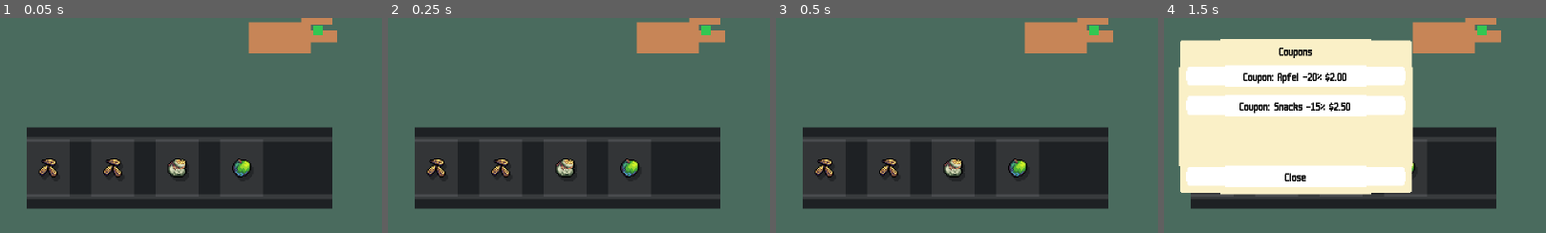
Above: before the commit, frames 1-4 (left to right).
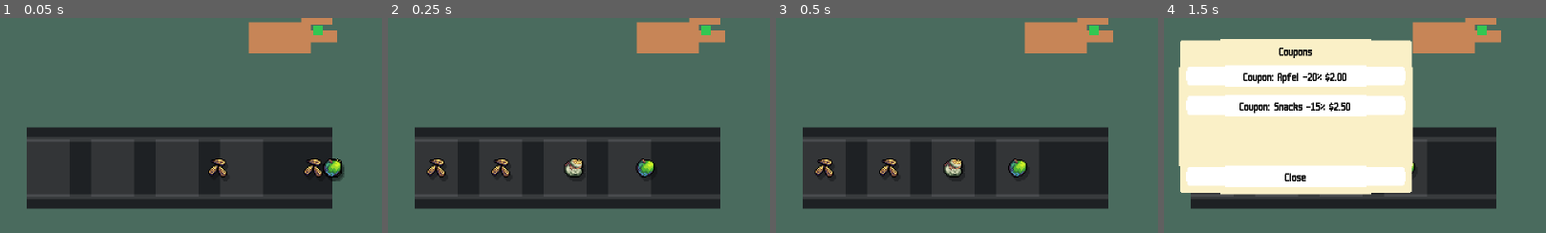
Above: after the commit, the same moments.

Repository: mp1707/checkout-scammer
Game: Godot game, scene res://scenes/application/boot.tscn
Same seed, same stepped clock (60 frames per second), same inputs: the game is played once before the commit and once after it.
Inputs:
- Up to frame 1 (0.05 s): no input
- Up to frame 2 (0.25 s): no input
- Up to frame 3 (0.5 s): no input
- Up to frame 4 (1.5 s): click "Coupon" at 0.5 s; click "Lvl 2 $6.00" at 1.25 s
The pictures show only the part of the screen within x 33-83%, y 17-67%; the shares and areas given below are measured in that part.

The runs differ from the first frame. In frame 1, 2.2% of the frame differs, in the area x 10-91%, y 65-76%; in frame 2, 1.1%; in frame 3, nothing differs; in frame 4, nothing differs.

Commit message:
Complete phase 4 implementation: integrate run, HUD, and upgrade features

Diff:
--- a/scripts/application/run_controller.gd
+++ b/scripts/application/run_controller.gd
@@ -12,6 +12,7 @@
 const LOSE_MESSAGE: String = "Rent is due, but the drawer is short. Shift over."
 const WIN_MESSAGE: String = "Day 8 rent is paid. You win!"
 const CUSTOMER_DONE_DELAY_SECONDS: float = 0.6
+const COUPON_BUTTON_TOOLTIP: String = "Coupons wirken ab dem naechsten Kunden. Beim letzten Kunden starten sie morgen."
 
 enum DialogKind {
 	NONE,
@@ -135,6 +136,7 @@
 		cash_cents
 	)
 	hud_root.set_coupon_button_enabled(not _is_run_finished and not _get_available_coupon_options().is_empty())
+	hud_root.set_coupon_button_tooltip(COUPON_BUTTON_TOOLTIP)
 	_update_assortment_button()
 
 
@@ -145,6 +147,7 @@
 	var next_upgrade: UpgradeResource = _upgrade_system.get_next_assortment_upgrade(run_state, registry.upgrades)
 	if next_upgrade == null:
 		hud_root.set_assortment_upgrade_button("Max Stock", false)
+		hud_root.set_assortment_upgrade_tooltip("Alle Sortiment-Level sind freigeschaltet.")
 		return
 
 	var label_text: String = "Lvl %d %s" % [
@@ -155,6 +158,7 @@
 		label_text,
 		not _is_run_finished and _upgrade_system.can_purchase_assortment_upgrade(run_state, next_upgrade)
 	)
+	hud_root.set_assortment_upgrade_tooltip(_build_assortment_upgrade_tooltip(next_upgrade))
 
 
 func _update_mood_ring() -> void:
@@ -458,6 +462,37 @@
 	return affordable_coupon_ids
 
 
+func _build_assortment_upgrade_tooltip(upgrade: UpgradeResource) -> String:
+	if upgrade == null:
+		return ""
+
+	var lines: PackedStringArray = PackedStringArray()
+	if not upgrade.tooltip.strip_edges().is_empty():
+		lines.append(upgrade.tooltip.strip_edges())
+	lines.append("Wirkt ab dem naechsten Kunden.")
+
+	if not upgrade.unlocked_products.is_empty():
+		lines.append("Neue Produkte:")
+		for product: ProductVariantResource in upgrade.unlocked_products:
+			if product == null:
+				continue
+			lines.append("%s %s" % [
+				product.display_name,
+				_economy_system.format_cents(product.price_cents),
+			])
+
+	return _join_tooltip_lines(lines)
+
+
+func _join_tooltip_lines(lines: PackedStringArray) -> String:
+	var tooltip_text: String = ""
+	for line_index: int in range(lines.size()):
+		if line_index > 0:
+			tooltip_text += "\n"
+		tooltip_text += lines[line_index]
+	return tooltip_text
+
+
 func _should_ignore_player_input() -> bool:
 	return (
 		_should_ignore_menu_input()
--- a/scripts/gameplay/components/conveyor_belt_view.gd
+++ b/scripts/gameplay/components/conveyor_belt_view.gd
@@ -11,8 +11,13 @@
 @export var exit_marker: Marker2D
 @export var product_actor_scene: PackedScene
 @export var coupon_actor_scene: PackedScene
+@export var spawn_tween_duration: float = 0.22
+@export var spawn_stagger_seconds: float = 0.04
 
 var _actors_by_slot: Dictionary[int, Node2D] = {}
+var _actors_by_object_key: Dictionary[String, Node2D] = {}
+var _object_keys_by_slot: Dictionary[int, String] = {}
+var _spawn_tweens_by_object_key: Dictionary[String, Tween] = {}
 
 
 func _ready() -> void:
@@ -21,7 +26,12 @@
 
 func display_slots(slots: Array[BeltSlot]) -> void:
 	_resolve_child_references()
-	clear_actors()
+	var stale_object_keys: Dictionary[String, bool] = {}
+	for object_key: String in _actors_by_object_key.keys():
+		stale_object_keys[object_key] = true
+
+	_actors_by_slot.clear()
+	_object_keys_by_slot.clear()
 
 	for slot: BeltSlot in slots:
 		if slot == null or not slot.has_object():
@@ -32,18 +42,29 @@
 			push_warning("Missing conveyor slot marker for slot %d." % slot.slot_index)
 			continue
 
-		var actor: Node2D = _instantiate_actor_for_slot(slot)
-		if actor == null:
-			continue
-
-		actor.position = actor_container.to_local(slot_marker.global_position) if actor_container != null else slot_marker.position
-		if actor_container != null:
-			actor_container.add_child(actor)
+		var object_key: String = _get_slot_object_key(slot)
+		if object_key.is_empty():
+			continue
+
+		var actor: Node2D = _actors_by_object_key.get(object_key) as Node2D
+		var is_new_actor: bool = actor == null or not is_instance_valid(actor)
+		if is_new_actor:
+			actor = _instantiate_actor_for_slot(slot)
+			if actor == null:
+				continue
+			_add_actor_to_container(actor)
+			_actors_by_object_key[object_key] = actor
+			_emit_actor_spawned(actor, slot.slot_index)
 		else:
-			add_child(actor)
-
+			actor.set("slot_index", slot.slot_index)
+
+		stale_object_keys.erase(object_key)
 		_actors_by_slot[slot.slot_index] = actor
-		_emit_actor_spawned(actor, slot.slot_index)
+		_object_keys_by_slot[slot.slot_index] = object_key
+		_move_actor_to_slot(actor, object_key, slot_marker, is_new_actor, slot.slot_index)
+
+	for object_key: String in stale_object_keys.keys():
+		_remove_actor_for_object_key(object_key)
 
 
 func clear_actors() -> void:
@@ -51,6 +72,12 @@
 		if actor != null and is_instance_valid(actor):
 			actor.queue_free()
 	_actors_by_slot.clear()
+	_actors_by_object_key.clear()
+	_object_keys_by_slot.clear()
+	for tween: Tween in _spawn_tweens_by_object_key.values():
+		if tween != null and tween.is_valid():
+			tween.kill()
+	_spawn_tweens_by_object_key.clear()
 
 
 func release_actor(actor: Node2D) -> void:
@@ -62,6 +89,11 @@
 		return
 	if _actors_by_slot.get(slot_index) == actor:
 		_actors_by_slot.erase(slot_index)
+		var object_key: String = _object_keys_by_slot.get(slot_index, "")
+		_object_keys_by_slot.erase(slot_index)
+		if not object_key.is_empty() and _actors_by_object_key.get(object_key) == actor:
+			_actors_by_object_key.erase(object_key)
+			_kill_spawn_tween(object_key)
 
 
 func get_actor_for_slot(slot_index: int) -> Node2D:
@@ -122,6 +154,70 @@
 	if actor.has_method("set_coupon_instance"):
 		actor.call("set_coupon_instance", slot.coupon_instance)
 	return actor
+
+
+func _add_actor_to_container(actor: Node2D) -> void:
+	if actor_container != null:
+		actor_container.add_child(actor)
+	else:
+		add_child(actor)
+
+
+func _move_actor_to_slot(
+	actor: Node2D,
+	object_key: String,
+	slot_marker: Marker2D,
+	from_spawn: bool,
+	slot_index: int
+) -> void:
+	var target_position: Vector2 = _get_marker_position_in_actor_container(slot_marker)
+	_kill_spawn_tween(object_key)
+
+	if not from_spawn or spawn_marker == null or spawn_tween_duration <= 0.0:
+		actor.position = target_position
+		return
+
+	actor.position = _get_marker_position_in_actor_container(spawn_marker)
+	var tween: Tween = actor.create_tween()
+	_spawn_tweens_by_object_key[object_key] = tween
+	tween.tween_property(actor, "position", target_position, spawn_tween_duration) \
+		.set_delay(spawn_stagger_seconds * float(slot_index)) \
+		.set_trans(Tween.TRANS_QUAD) \
+		.set_ease(Tween.EASE_OUT)
+
+
+func _get_marker_position_in_actor_container(marker: Marker2D) -> Vector2:
+	if actor_container != null:
+		return actor_container.to_local(marker.global_position)
+	return marker.position
+
+
+func _remove_actor_for_object_key(object_key: String) -> void:
+	var actor: Node2D = _actors_by_object_key.get(object_key) as Node2D
+	_kill_spawn_tween(object_key)
+	if actor != null and is_instance_valid(actor):
+		actor.queue_free()
+	_actors_by_object_key.erase(object_key)
+
+
+func _kill_spawn_tween(object_key: String) -> void:
+	var tween: Tween = _spawn_tweens_by_object_key.get(object_key) as Tween
+	if tween != null and tween.is_valid():
+		tween.kill()
+	_spawn_tweens_by_object_key.erase(object_key)
+
+
+func _get_slot_object_key(slot: BeltSlot) -> String:
+	match slot.slot_kind:
+		BeltSlot.SlotKind.PRODUCT:
+			if slot.product_instance != null:
+				return "product:%s" % slot.product_instance.instance_id
+		BeltSlot.SlotKind.COUPON:
+			if slot.coupon_instance != null:
+				return "coupon:%s" % slot.coupon_instance.instance_id
+		_:
+			return ""
+	return ""
 
 
 func _emit_actor_spawned(actor: Node2D, slot_index: int) -> void:
--- a/scripts/ui/hud/hud_root.gd
+++ b/scripts/ui/hud/hud_root.gd
@@ -51,11 +51,21 @@
 		coupon_button.disabled = not is_enabled
 
 
+func set_coupon_button_tooltip(tooltip_text: String) -> void:
+	if coupon_button != null:
+		coupon_button.tooltip_text = tooltip_text
+
+
 func set_assortment_upgrade_button(label_text: String, is_enabled: bool) -> void:
 	if assortment_upgrade_button == null:
 		return
 	assortment_upgrade_button.text = label_text
 	assortment_upgrade_button.disabled = not is_enabled
+
+
+func set_assortment_upgrade_tooltip(tooltip_text: String) -> void:
+	if assortment_upgrade_button != null:
+		assortment_upgrade_button.tooltip_text = tooltip_text
 
 
 func show_dialog(message: String) -> void:
Not shown, changed: implementation-plan.md
